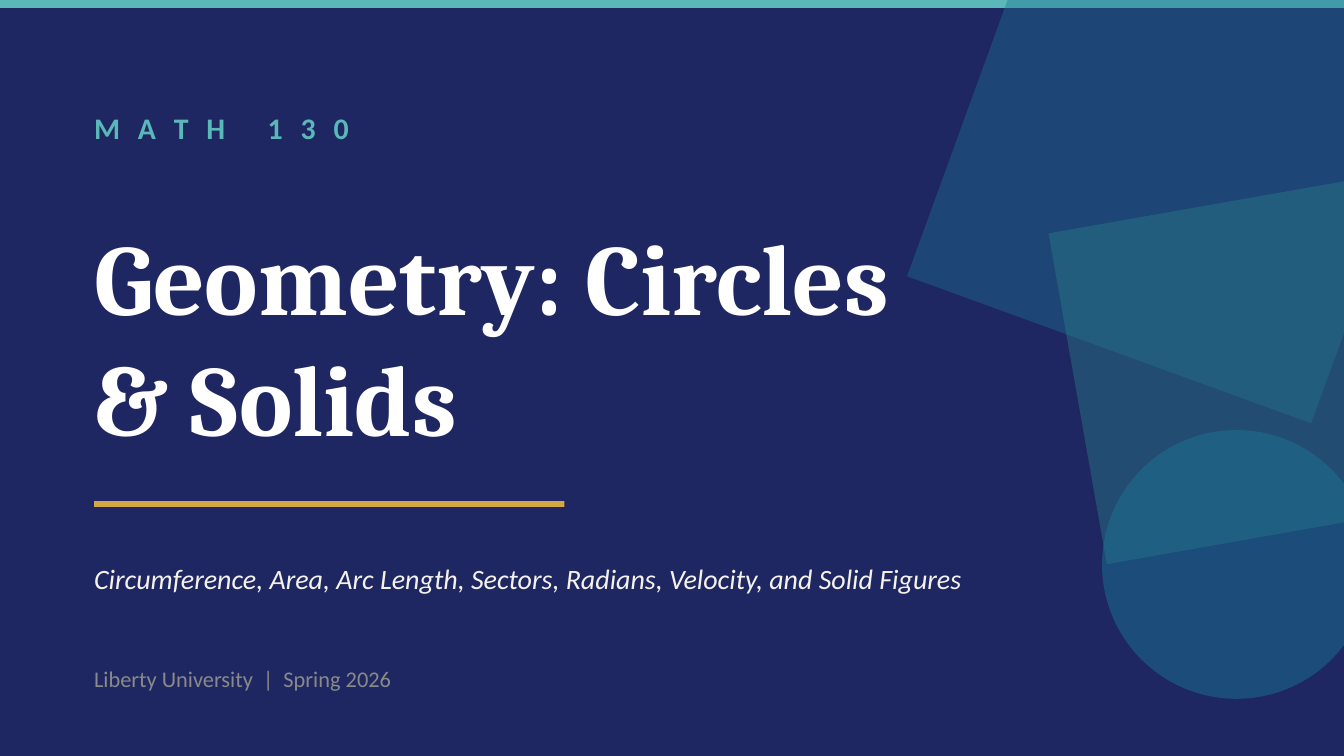
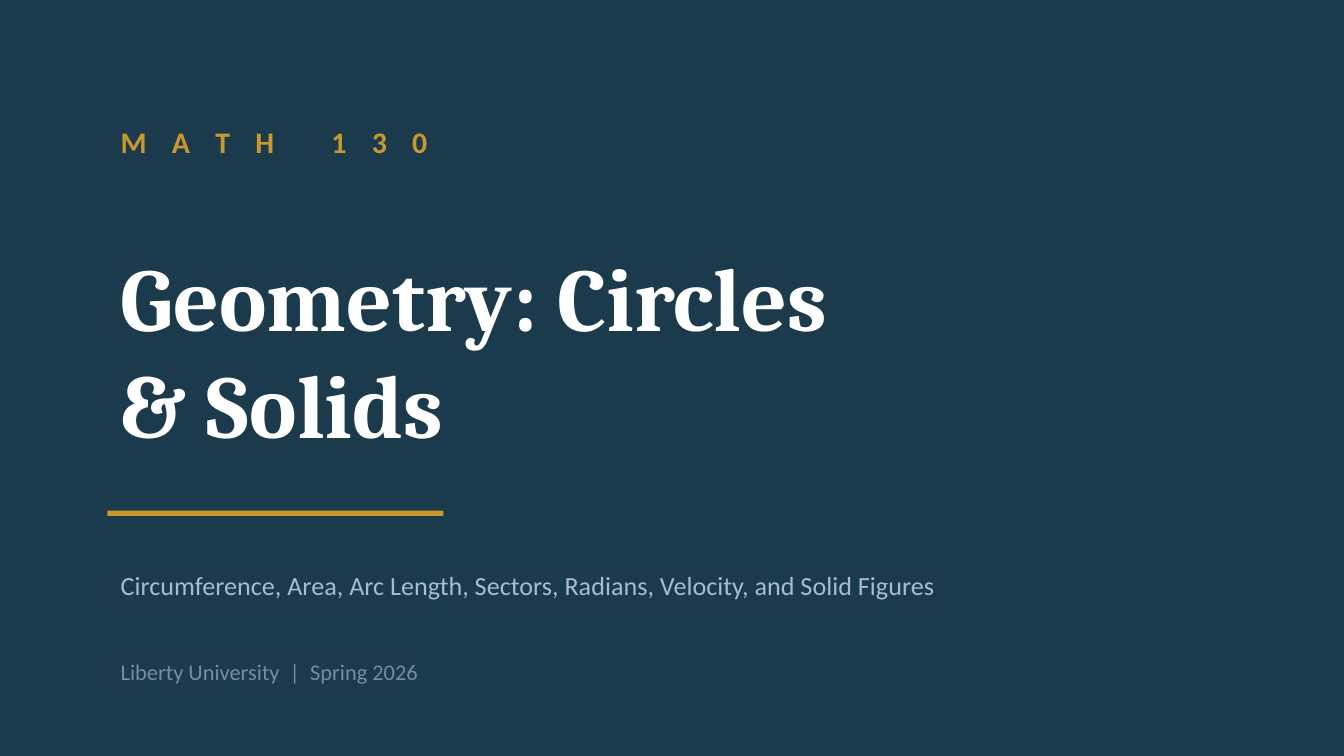
Before and after one commit to andrewhvolk/andrewhvolk.github.io, a slide deck: slide 1 of slides/Math130Unit2D.pptx. Drawn at 1344x756 pixels with LibreOffice and Linux fonts; fonts in the diff are those of the drawing. Boxes give left, top, right and bottom in pixels: in the first picture for what was removed or moved away, otherwise in the second. Text is boxed around its words. In the diff, an @@ line names an element or a change of style, - is before the commit and + after.

Commit message:
Updated Circles Slides

```diff
--- a/slides/Math130Unit2D.pptx
+++ b/slides/Math130Unit2D.pptx
@@ background #1E2761 to #1B3A4B @@
@@ rectangle removed at (0, 0, 1344, 8) @@
@@ rectangle removed at (907, 0, 1344, 423) @@
@@ text "M A T H 1 ...": place and size @@
-text "M A T H 1 ..." at (94, 119, 349, 139)
+text "M A T H 1 ..." at (121, 133, 427, 153)
@@ text "M A T H 1 ..." at (121, 133, 427, 153): text colour #5AB8B8 to #C9982E, letter spacing 3 to 5 pt @@
@@ text "Geometry: Circles": place and size @@
-text "Geometry: Circles" at (94, 245, 889, 437)
+text "Geometry: Circles" at (121, 268, 827, 439)
@@ text "Geometry: Circles" at (121, 268, 827, 439): size 54 to 48 pt @@
@@ ellipse removed at (1102, 430, 1344, 699) @@
@@ line removed from (94, 504) to (564, 504) @@
@@ rectangle at (108, 511, 444, 516): fill #2A7B88 at 45% opacity to #C9982E; rotation 350 to 0 degrees @@
@@ text "Circumference, Area, Arc Length, Sectors, ...": place and size @@
-text "Circumference, Area, Arc Length, Sectors, ..." at (94, 569, 961, 594)
+text "Circumference, Area, Arc Length, Sectors, ..." at (121, 577, 934, 600)
@@ text "Circumference, Area, Arc Length, Sectors, ..." at (121, 577, 934, 600): size 15 to 14 pt, text colour #F5F2EB to #AABBCC, italic off @@
@@ text "Liberty University | Spring 2026": place and size @@
-text "Liberty University | Spring 2026" at (94, 671, 391, 691)
+text "Liberty University | Spring 2026" at (121, 664, 417, 684)
@@ text "Liberty University | Spring 2026" at (121, 664, 417, 684): text colour #8A8A8A to #7A8B9C @@
```
Also in this commit, not shown: 21 other slides changed, 8 slides added, 2 slides removed, 1 other file.
